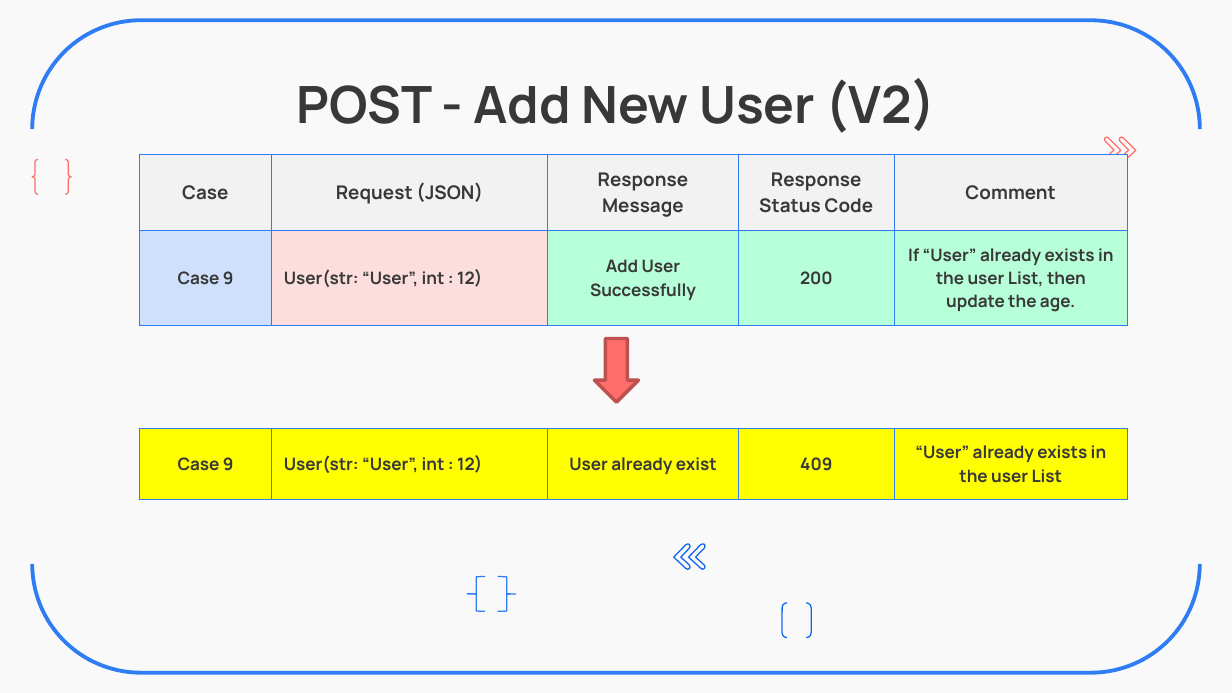
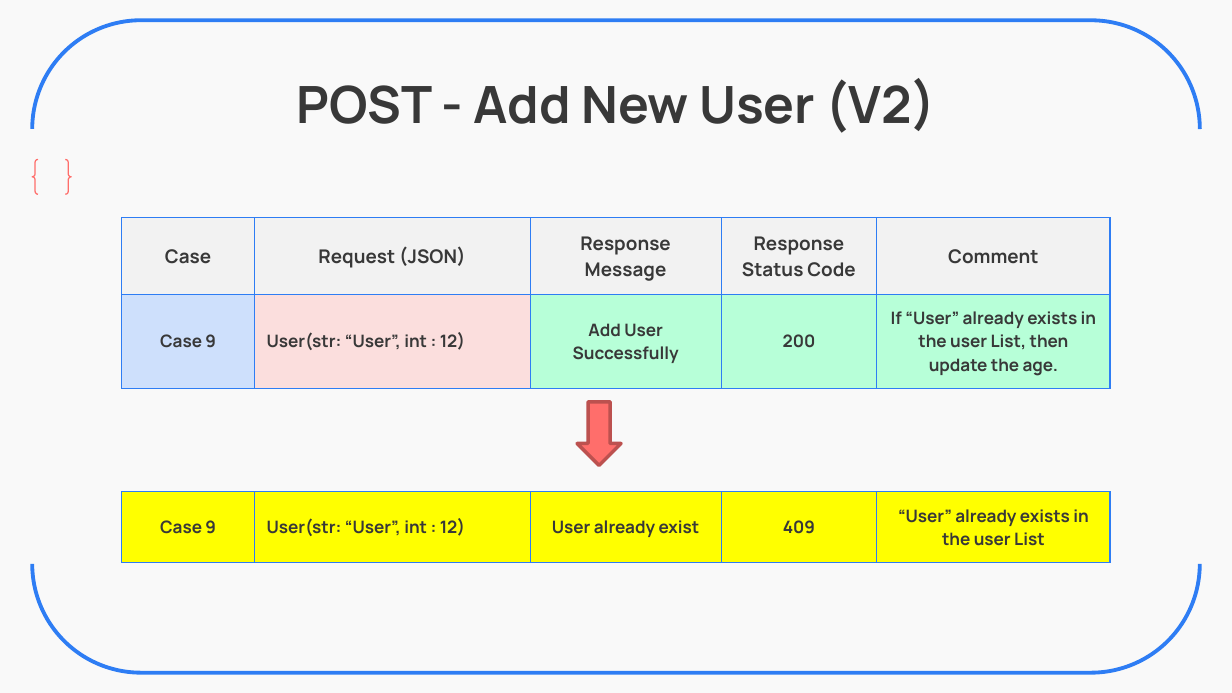
Before and after one commit to ZavierHuang/RESTFUL-API-DESIGN, a slide deck: slide 8 of 黃昱叡_和碩線下測驗_UnitTest_Restful_V2.pptx. Drawn at 1232x693 pixels with LibreOffice and Linux fonts; fonts in the diff are those of the drawing. Boxes give left, top, right and bottom in pixels: in the first picture for what was removed or moved away, otherwise in the second. Text is boxed around its words. In the diff, an @@ line names an element or a change of style, - is before the commit and + after.

```diff
--- a/黃昱叡_和碩線下測驗_UnitTest_Restful_V2.pptx
+++ b/黃昱叡_和碩線下測驗_UnitTest_Restful_V2.pptx
@@ group removed at [674, 137, 1136, 570]: 4 freeform shapes @@
@@ table: place and size @@
-table at [139, 154, 1127, 316]
+table at [122, 218, 1110, 380]
@@ down arrow: place and size @@
-down arrow at [595, 339, 639, 403]
+down arrow at [577, 402, 621, 466]
@@ table: place and size @@
-table at [139, 429, 1127, 494]
+table at [122, 492, 1110, 557]
@@ rectangle added at [765, 565, 843, 648], fill #F9F9F9 @@
@@ left brace removed at [467, 577, 485, 611] @@
@@ left brace removed at [498, 577, 516, 611] @@
@@ bracket pair removed at [782, 602, 812, 637] @@
```
Also in this commit, not shown: 8 other slides changed.
